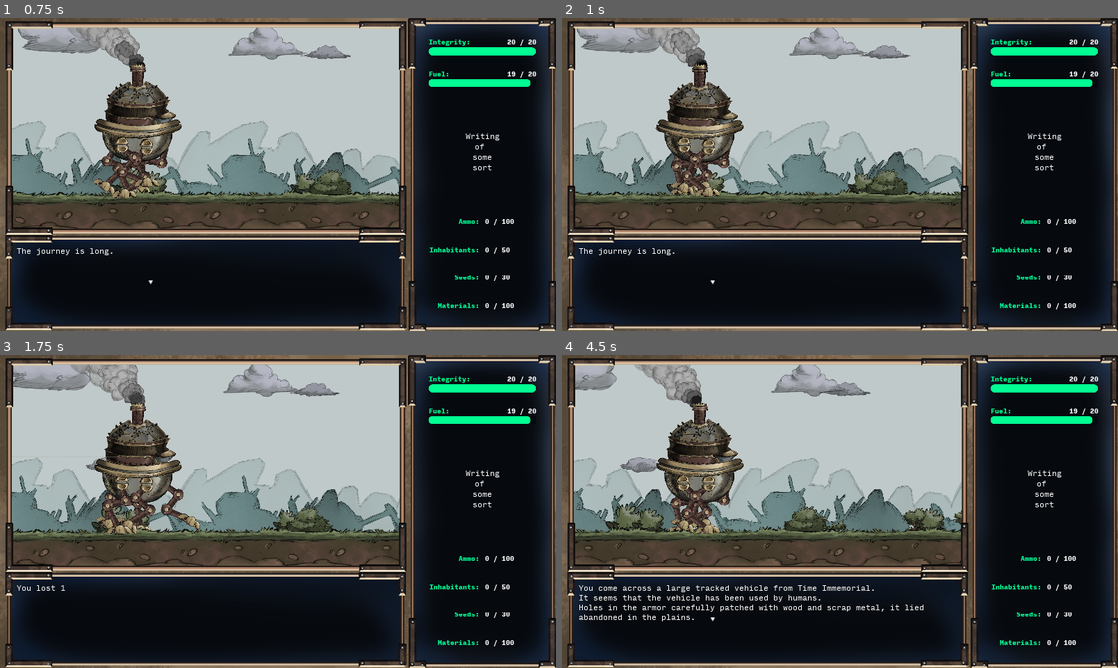
Above: before the commit, frames 1-4 (two rows, left to right).
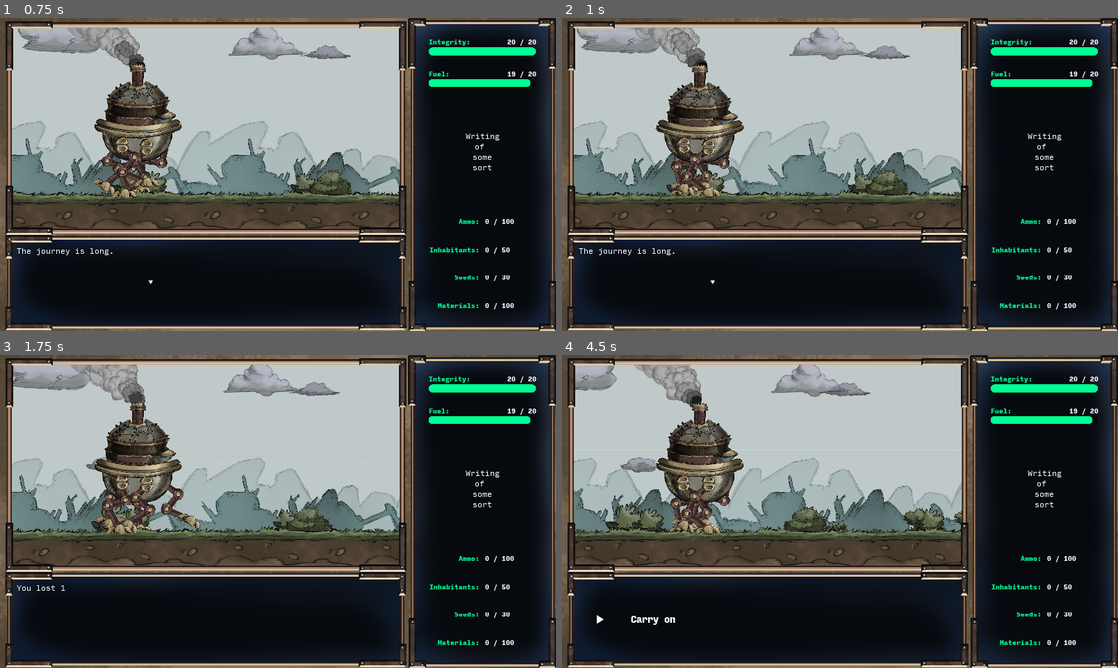
Above: after the commit, the same moments.

Repository: silverweed/ggj20
Game: Godot game, scene res://levels/Level.tscn
Same seed, same stepped clock (60 frames per second), same inputs: the game is played once before the commit and once after it.
Inputs:
- Up to frame 1 (0.75 s): hold Up (ui_up) from 0.53 s (still down); hold Z (advance_text) from 0.53 s (still down)
- Up to frame 2 (1 s): keep holding Up (ui_up); keep holding Z (advance_text)
- Up to frame 3 (1.75 s): release Up (ui_up) at 1.28 s; release Z (advance_text) at 1.28 s; hold Down (ui_down) from 1.28 s (still down); tap Z (advance_text) at 1.35 s
- Up to frame 4 (4.5 s): release Down (ui_down) at 2.03 s; hold Z (advance_text) 2.03-2.78 s; hold Up (ui_up) 2.03-3.53 s; tap Z (advance_text) at 2.85, 4.35 s; hold Z (advance_text) 3.53-4.28 s; hold Down (ui_down) from 3.53 s (still down)

Frame 1 is identical in both runs. In frame 2, 3.5% of the frame differs, in the area x 2-72%, y 3-68%; in frame 3, 3.4%; in frame 4, 2.8%.

Commit message:
update parser to have optional choices

Diff:
--- a/EventTypes.gd
+++ b/EventTypes.gd
@@ -14,6 +14,7 @@
 
 
 class Event_Choice:
+	var chance_expr: String
 	var description: String
 	var outcomes = [] # [Outcome]
 
--- a/GameManager.gd
+++ b/GameManager.gd
@@ -16,6 +16,8 @@
 	if globals.events.events.empty():
 		globals.events.load_events("base_events.txt")
 		globals.events.load_events("event_pack_1.txt")
+		globals.events.load_events("event_pack_2.txt")
+#		globals.events.load_events("test_events.txt")
 
 	var event_uis = get_tree().get_nodes_in_group("event_ui")
 	if len(event_uis) > 0:
--- a/Globals.gd
+++ b/Globals.gd
@@ -117,4 +117,4 @@
 	if !screenshake_sys:
 		return
 
-	screenshake_sys.screenshake(15.0, 0.3, false, true)
+	screenshake_sys.screenshake(10.0, 0.3, false, true)
--- a/events/EventParser.gd
+++ b/events/EventParser.gd
@@ -18,7 +18,8 @@
 	#     [expr] outcome_1
 	#     ...
 	#     []     outcome_N
-	#   > ...
+	#   > [expr] Choice B # choice % are independent
+	#      ...
 	#   end
 	# ...repeats
 	var cur_event: EventTypes.Event = null
@@ -70,7 +71,15 @@
 			if cur_choice != null:
 				cur_event.choices.push_back(cur_choice)
 			cur_choice = EventTypes.Event_Choice.new()
-			cur_choice.description = line.trim_prefix(">").strip_edges()
+			line = line.trim_prefix(">").strip_edges()
+			# check if condition is present
+			if line[0] == "[":
+				var splitted = line.substr(1).split("]")
+				cur_choice.chance_expr = splitted[0].strip_edges()
+				cur_choice.description = splitted[1].strip_edges()
+			else:
+				cur_choice.chance_expr = ""
+				cur_choice.description = line
 
 		elif line.begins_with("["):
 			if cur_choice == null:
--- a/events/EventsDB.gd
+++ b/events/EventsDB.gd
@@ -20,7 +20,7 @@
 	var new_events = EventParser.parse_all_events(fname, f)
 	f.close()
 	print("[ok] loaded events from ", fname)
-#	debug_print_events(events)
+#	debug_print_events(new_events)
 	for key in new_events:
 		if events.has(key):
 			print("[warning] overwriting duplicate event ", key)
@@ -30,14 +30,14 @@
 
 func debug_print_events(evts):
 	for key in evts:
-		var event: EventTypes.Event = events[key]
+		var event: EventTypes.Event = evts[key]
 		print("event ", key)
 		print("title ", event.title)
 		print("---")
 		print(event.description)
 		print("---")
 		for choice in event.choices:
-			print(" > ", choice.description)
+			print(" > [", choice.chance_expr, "] ", choice.description)
 			for outcome in choice.outcomes:
 				print("[", outcome.chance_expr, "] ", outcome.linked_event)
 		for change in event.stat_changes:
--- a/ui/ChoicesContainer.gd
+++ b/ui/ChoicesContainer.gd
@@ -32,6 +32,9 @@
 		choice_labels[i].text = choices[i]
 		choice_labels[i].show()
 
+	for i in range(displayed, 4):
+		 choice_labels[i].hide()
+
 	self.selected = 0
 	show()
 
--- a/ui/EventUI.gd
+++ b/ui/EventUI.gd
@@ -10,6 +10,7 @@
 
 onready var description: DialogBox = $DialogBox
 onready var choices: ChoiceContainer = $ChoicesContainer
+onready var globals = $"/root/Globals"
 
 
 func _ready():
@@ -31,7 +32,7 @@
 func on_all_displayed():
 	if stats_change_shown or len(cur_event_stats_changed) == 0:
 		var choice_desc = []
-		for c in cur_event.choices:
+		for c in eval_and_filter_choices(cur_event.choices):
 			choice_desc.push_back(c.description)
 		choices.show_choices(choice_desc)
 	else:
@@ -69,3 +70,12 @@
 
 func on_choice_selected(n: int):
 	emit_signal("choice_selected", cur_event, n)
+
+
+func eval_and_filter_choices(all_choices): # -> [Choice]
+	var filtered = []
+	for choice in all_choices:
+		var percent = EventParser.compute_chance_expr(choice.chance_expr, globals.stats_cur)
+		if rand_range(0, 100) < percent:
+			filtered.append(choice)
+	return filtered
Not shown, changed: base_events.txt
Not shown, added: event_pack_2.txt
Not shown, changed: test_events.txt
